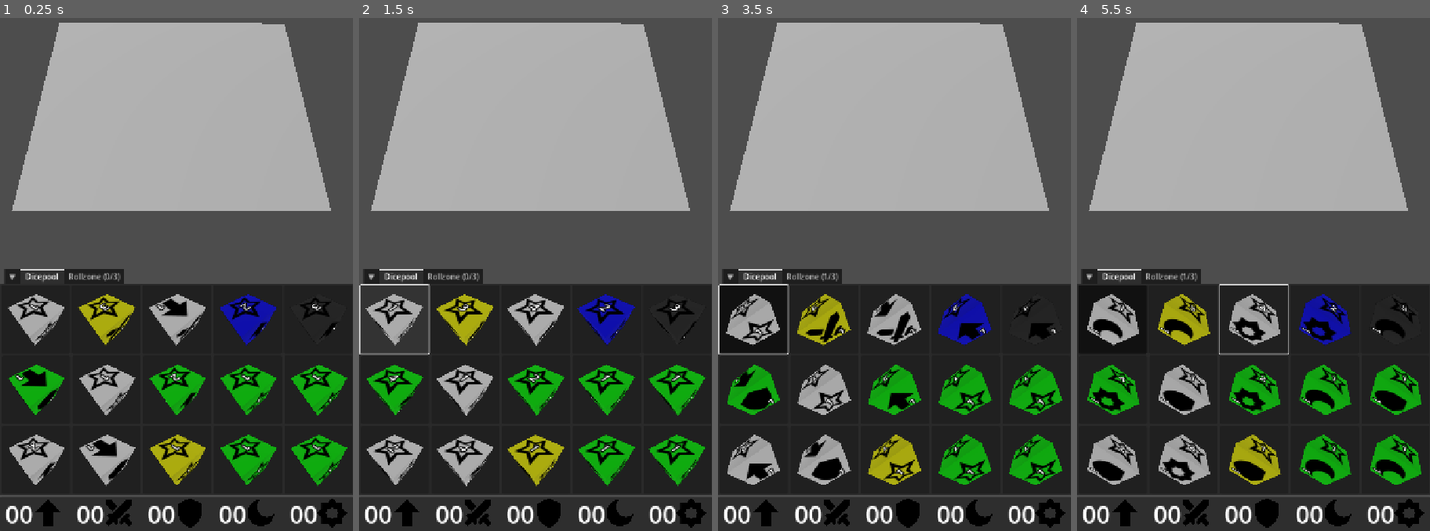
Above: before the commit, frames 1-4 (left to right).
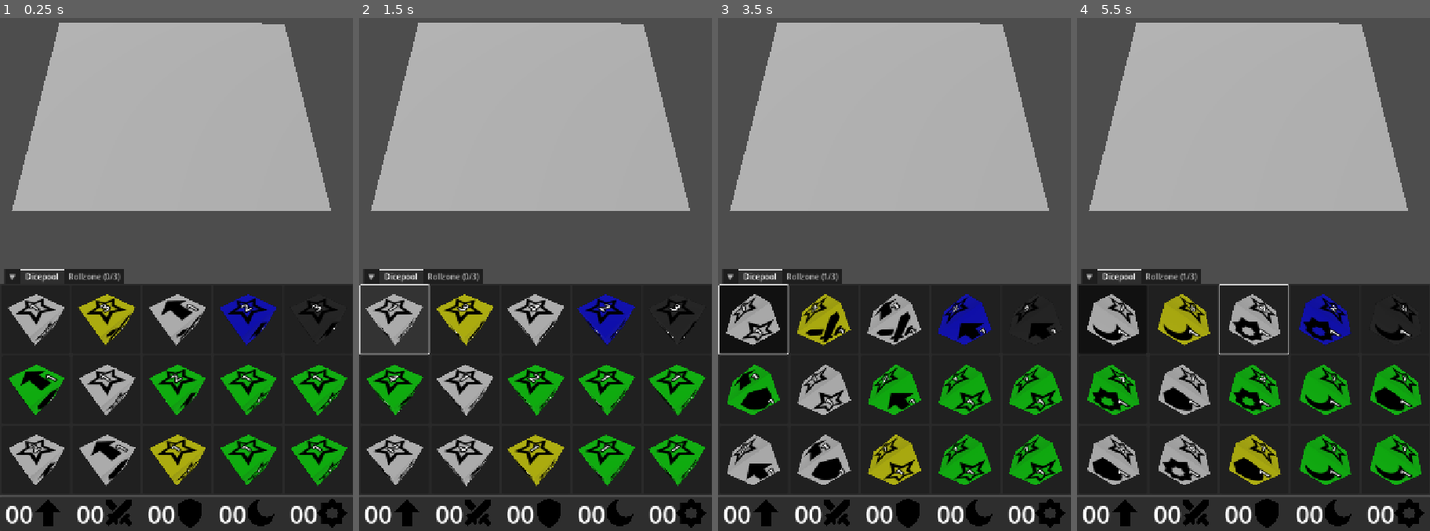
Above: after the commit, the same moments.

Repository: francocurotto/DDMre
Game: Godot game, scene res://test.tscn
Two runs of this game, one before a commit and one after it. Both use one fixed random seed, a clock stepped at 60 frames per second and the inputs below.
Inputs (mouse positions are in pixels of both pictures, inside the frame that each line leads up to):
- Up to frame 1 (0.25 s): no input
- Up to frame 2 (1.5 s): click (394, 320) at 0.52 s; click (394, 320) at 1.27 s
- Up to frame 3 (3.5 s): click (753, 320) at 2.02 s; move the mouse to (972, 187) at 2.77 s; click (972, 187) at 2.92 s
- Up to frame 4 (5.5 s): drag from (1182, 248) to (1235, 341) at 3.52 s; move the mouse to (1288, 79) at 4.27 s; click (1288, 79) at 4.42 s; drag from (1235, 341) to (1147, 120) at 5.02 s

The runs differ from the first frame. In frame 1, 3.5% of the frame differs, in the area x 4-96%, y 54-88%; in frame 2, 0.2%; in frame 3, 1.8%; in frame 4, 1.9%.

Commit message:
progress in roll

Diff:
--- a/dice/dice.gd
+++ b/dice/dice.gd
@@ -1,4 +1,12 @@
 extends RigidBody3D
+
+#region constants
+const THRES = 0.01
+#endregion
+
+#region signals
+signal roll_stopped
+#endregion
 
 #region constants
 const TYPECOLORS = {
@@ -9,6 +17,19 @@
 	"WARRIOR"     : Color(0.0, 0.0, 1.0),
 	"ITEM"        : Color(0.2, 0.2, 0.2)
 }
+#endregion
+
+#region public variables
+var rolling = false
+#endregion
+
+#region builtin functions
+func _physics_process(_delta: float) -> void:
+	# detect if dice stopped moving
+	if rolling:
+		if linear_velocity.length() <= THRES and angular_velocity.length() <= THRES:
+			rolling = false
+			roll_stopped.emit()
 #endregion
 
 #region public functions
@@ -22,12 +43,13 @@
 	for i in 6:
 		$Sides.get_child(i).set_side(level, side_strings[i])
 
-func roll_dice():
-	var random_force = Vector3(randf_range(-5, 5), randf_range(5, 10), randf_range(-5, 5))
-	var random_torque = Vector3(randf_range(-5, 5), randf_range(-5, 5), randf_range(-5, 5))
-
-	apply_central_impulse(random_force)  # Push the dice
-	apply_torque_impulse(random_torque)  # Add spin
+func roll(velocity):
+	rolling = true
+	var force = 0.01 * Vector3(velocity.x, 0, velocity.y)
+	var torque =  Vector3(randf_range(-5, 5), randf_range(-5, 5), randf_range(-5, 5))
+	gravity_scale = 1 # activate gravity
+	apply_central_impulse(force)
+	apply_torque_impulse(torque)
 #endregion
 
 #region private functions
--- a/dice/dice.tscn
+++ b/dice/dice.tscn
@@ -29,9 +29,10 @@
 
 [node name="Side1" parent="Sides" instance=ExtResource("2_2tv1o")]
 transform = Transform3D(0.18, 0, 0, 0, 0.18, 0, 0, 0, 0.18, 0, 0, 0.51)
+mult = 4
 
 [node name="Side2" parent="Sides" instance=ExtResource("2_2tv1o")]
-transform = Transform3D(0.18, 0, 0, 0, -7.86805e-09, 0.18, 0, -0.18, -7.86805e-09, 0, 0.51, 0)
+transform = Transform3D(-0.18, 1.57361e-08, 6.87847e-16, 0, -7.86805e-09, 0.18, 1.57361e-08, 0.18, 7.86805e-09, 0, 0.51, 0)
 texture = ExtResource("3_5157l")
 type = "MOVEMENT"
 
@@ -53,6 +54,6 @@
 type = "DEFENSE"
 
 [node name="Side6" parent="Sides" instance=ExtResource("2_2tv1o")]
-transform = Transform3D(-7.86805e-09, 0.18, -7.86805e-09, 0, -7.86805e-09, -0.18, -0.18, -7.86805e-09, 3.43923e-16, 0, -0.51, 0)
+transform = Transform3D(-7.86805e-09, -0.18, 7.86805e-09, 0, -7.86805e-09, -0.18, 0.18, -7.86805e-09, 3.43923e-16, 0, -0.51, 0)
 texture = ExtResource("6_60uon")
 type = "MAGIC"
--- a/dicegui/crestpool/crest_counter/crest_counter.gd
+++ b/dicegui/crestpool/crest_counter/crest_counter.gd
@@ -1,8 +1,10 @@
 @tool
 extends HBoxContainer
 
+#region export variables
 @export_enum("MOVEMENT", "ATTACK", "DEFENSE", "MAGIC", "TRAP")
 var type : String = "MOVEMENT" :
 	set(_type):
 		type = _type
 		$TextureRect.texture = load("res://assets/CREST_%s.svg" % type)
+#endregion
--- a/dicegui/dicepool/dice_button/dice_button.tscn
+++ b/dicegui/dicepool/dice_button/dice_button.tscn
@@ -39,7 +39,7 @@
 own_world_3d = true
 transparent_bg = true
 handle_input_locally = false
-size = Vector2i(2, 2)
+size = Vector2i(116, 116)
 render_target_update_mode = 4
 
 [node name="Camera3D" type="Camera3D" parent="MarginContainer/SubViewportContainer/SubViewport"]
--- a/dicegui/rollzone/rollzone.gd
+++ b/dicegui/rollzone/rollzone.gd
@@ -7,32 +7,36 @@
 #region private variables
 var dragging = false
 var roll_velocity = Vector2.ZERO
+var roll_flag = true ## Controls activation of roll
+var roll_counter = 0 ## Counts how many rolls have stopped
+var roll_ready : bool = false :
+	get():
+		var three_dice = len(%DiceList.get_children()) >= 3
+		var tab_selected = get_parent().current_tab == 2
+		return three_dice and tab_selected and roll_flag
 #endregion
 
 #region builtin functions
 func _input(event):
-	var rollzone_selected = get_parent().current_tab == 2
-	# check if roll completed
-	if len(%DiceList.get_children()) >= 3:
+	if roll_ready:
 		# check for touch or drag
-			if event is InputEventScreenTouch or event is InputEventScreenDrag:
-				# Check if the touch is inside the drag area
-				if get_global_rect().has_point(event.position) and rollzone_selected:
-					# if touch, dragging started
-					if event is InputEventScreenTouch and event.pressed:
-						dragging = true
-					# if drag, register velocity
-					elif event is InputEventScreenDrag and dragging:
-						roll_velocity = event.velocity
-					# if drag released, roll dice
-					elif event is InputEventScreenTouch and not event.pressed and dragging:
-						roll_dice(roll_velocity)
-						dragging = false
-						roll_velocity = Vector2.ZERO
+		if event is InputEventScreenTouch or event is InputEventScreenDrag:
+			# Check if the touch is inside the drag area
+			if get_global_rect().has_point(event.position):
+				# if touch, dragging started
+				if event is InputEventScreenTouch and event.pressed:
+					dragging = true
+				# if drag, register velocity
+				elif event is InputEventScreenDrag and dragging:
+					roll_velocity = event.velocity
+				# if drag released, roll dice
+				elif event is InputEventScreenTouch and not event.pressed and dragging:
+					roll_dice(roll_velocity)
+					reset_dragging()
 				# if outside the drag area, reset dragging
 				else:
-					dragging = false
-					roll_velocity = Vector2.ZERO
+					reset_dragging()
+#endregion
 
 #region public functions
 func update_dice(dice_buttons):
@@ -44,14 +48,23 @@
 		var dice = dice_buttons[i].dice.duplicate()
 		%DiceList.add_child(dice)
 		dice.position = DICEPOS[i]
+		dice.roll_stopped.connect(on_roll_stopped)
+#endregion
+
+#region signals callbacks
+func on_roll_stopped():
+	roll_counter += 1
+	if roll_counter >= 3:
+		print("ROLL FINISHED!")
+#endregion
+
+#region private functions
+func reset_dragging():
+	dragging = false
+	roll_velocity = Vector2.ZERO
 
 func roll_dice(velocity):
+	roll_flag = false
 	for dice in %DiceList.get_children():
-		# create force
-		var force = 0.01 * Vector3(velocity.x, 0, velocity.y)
-		var torque =  Vector3(randf_range(-5, 5), randf_range(-5, 5), randf_range(-5, 5))
-		# activate gravity
-		dice.gravity_scale = 1
-		dice.apply_central_impulse(force)
-		dice.apply_torque_impulse(torque)
+		dice.roll(velocity)
 #endregion
